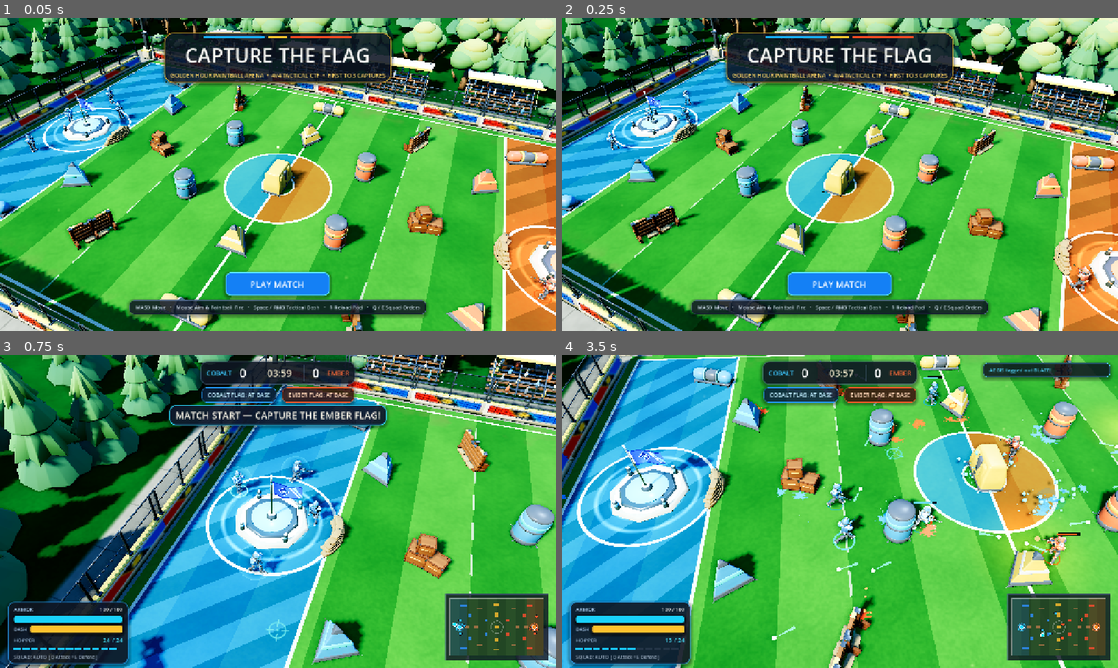
Above: before the commit, frames 1-4 (two rows, left to right).
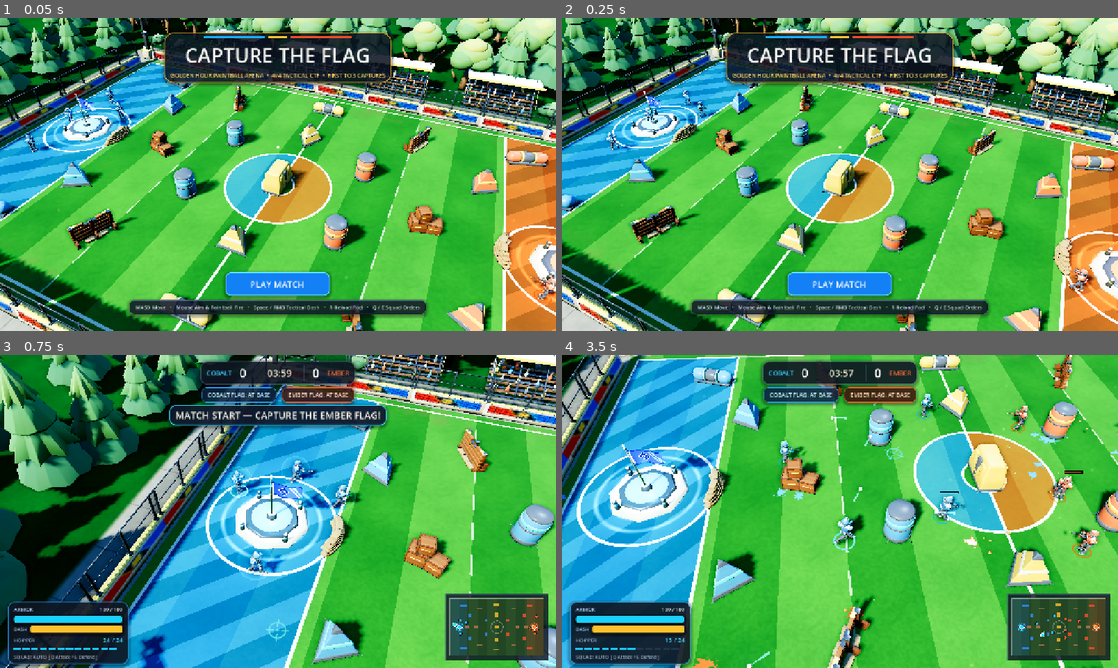
Above: after the commit, the same moments.

Repository: aynden/capture-the-flag
Game: Godot game, scene res://scenes/main.tscn
Same seed, same stepped clock (60 frames per second), same inputs: the game is played once before the commit and once after it.
Inputs (mouse positions are in pixels of both pictures, inside the frame that each line leads up to):
- Up to frame 1 (0.05 s): no input
- Up to frame 2 (0.25 s): no input
- Up to frame 3 (0.75 s): click "PLAY MATCH" at 0.5 s
- Up to frame 4 (3.5 s): move the mouse to (962, 495) at 1.27 s; press the mouse at (962, 495) at 1.28 s; hold D (move_right) 1.28-2.03 s; tap Space (dash) at 1.35, 2.3, 2.85 s; move the mouse to (728, 527) at 2.02 s; release the mouse at (728, 527) at 2.03 s; hold S (move_down) 2.03-2.78 s; click (728, 527) at 2.1 s; move the mouse to (895, 442) at 2.77 s; press the mouse at (895, 442) at 2.78 s; hold D (move_right) from 2.78 s (still down)

Frame 1 is identical in both runs. In frame 2, 0.4% of the frame differs, in the area x 20-96%, y 26-89%; in frame 3, 1.5%; in frame 4, 11%, in the area x 0-100%, y 0-100%.

Commit message:
Balance combat: slower AI burst fire, lower bot damage, out-of-combat armor regen, and longer bot respawns

Diff:
--- a/scripts/ai_brain.gd
+++ b/scripts/ai_brain.gd
@@ -17,6 +17,10 @@
 var _unstick_dir: Vector3 = Vector3.ZERO
 var _unstick_timer: float = 0.0
 var _current_target_pos: Vector3 = Vector3.ZERO
+var _burst_firing: bool = true
+var _burst_timer: float = 1.0
+var _spot_delay: float = 0.0
+var _last_target: CharacterController = null
 
 
 func setup(p_char: CharacterController, p_gm: Node, p_role: int) -> void:
@@ -79,23 +83,36 @@
 
 	character.move_input = desired_dir
 
-	# Aiming & Shooting with slight velocity lead!
+	# Natural paintball burst-fire rhythm (fire ~1s bursts, then pause ~1.1s while moving)
+	_burst_timer -= delta
+	if _burst_timer <= 0.0:
+		_burst_firing = not _burst_firing
+		_burst_timer = randf_range(0.85, 1.35) if _burst_firing else randf_range(0.85, 1.45)
+
+	# Aiming & Shooting with human-like reaction time & forgiving burst fire!
 	if combat_target != null:
+		if combat_target != _last_target:
+			_last_target = combat_target
+			_spot_delay = 0.32
+		if _spot_delay > 0.0:
+			_spot_delay -= delta
+
 		var dist := character.global_position.distance_to(combat_target.global_position)
-		var flight_t := dist / CharacterController.PAINTBALL_SPEED
-		var lead_pos := combat_target.global_position + combat_target.velocity * (flight_t * 0.65)
+		var flight_t := dist / CharacterController.AI_PAINTBALL_SPEED
+		var lead_pos := combat_target.global_position + combat_target.velocity * (flight_t * 0.35)
 		character.aim_point = Vector3(lead_pos.x, 1.15, lead_pos.z)
-		character.wants_fire = dist < 21.5 and _has_clear_shot(combat_target)
+		character.wants_fire = _burst_firing and _spot_delay <= 0.0 and dist < 17.5 and _has_clear_shot(combat_target)
 		# Dash evasively if hurt or carrying flag under fire!
-		if character.dash_cooldown_timer <= 0.0 and ((character.hp < 50.0 and randf() < 0.04) or (character.carrying_flag != null and dist < 12.0 and randf() < 0.06)):
+		if character.dash_cooldown_timer <= 0.0 and ((character.hp < 45.0 and randf() < 0.025) or (character.carrying_flag != null and dist < 11.0 and randf() < 0.04)):
 			character.wants_dash = true
 	else:
+		_last_target = null
 		# Aim down movement path
 		var look_ahead := character.global_position + desired_dir * 8.0
 		character.aim_point = Vector3(look_ahead.x, 1.15, look_ahead.z)
 		character.wants_fire = false
 		# Dash to cross midfield quickly when running flag or attacking
-		if character.dash_cooldown_timer <= 0.0 and abs(character.global_position.x) < 10.0 and randf() < 0.025:
+		if character.dash_cooldown_timer <= 0.0 and abs(character.global_position.x) < 10.0 and randf() < 0.02:
 			character.wants_dash = true
 
 
--- a/scripts/character_controller.gd
+++ b/scripts/character_controller.gd
@@ -5,16 +5,23 @@
 signal player_damaged(victim: CharacterController, amount: float)
 
 const MOVE_SPEED := 9.2
-const CARRY_SPEED_MULT := 0.88
+const CARRY_SPEED_MULT := 0.93
 const DASH_SPEED := 21.5
 const DASH_DURATION := 0.22
-const DASH_COOLDOWN := 1.75
+const DASH_COOLDOWN := 1.65
 const MAX_HP := 100.0
 const HOPPER_MAX := 24
-const FIRE_INTERVAL := 0.135
+const FIRE_INTERVAL := 0.145
+const AI_FIRE_INTERVAL := 0.32
 const RELOAD_TIME := 1.15
 const PAINTBALL_SPEED := 38.0
-const RESPAWN_TIME := 3.5
+const AI_PAINTBALL_SPEED := 32.0
+const PLAYER_DAMAGE := 20.0
+const AI_DAMAGE := 9.0
+const PLAYER_RESPAWN_TIME := 4.5
+const AI_RESPAWN_TIME := 7.5
+const REGEN_DELAY := 3.5
+const REGEN_RATE := 14.0
 
 var team: int = 0 # 0 = Blue (Cobalt), 1 = Red (Ember)
 var is_player: bool = false
@@ -25,6 +32,7 @@
 var is_alive: bool = true
 var respawn_timer: float = 0.0
 var shield_timer: float = 0.0
+var _time_since_hit: float = 99.0
 
 var ammo: int = HOPPER_MAX
 var is_reloading: bool = false
@@ -330,7 +338,12 @@
 			respawn()
 		return
 
-	# Timers
+	# Timers & out-of-combat armor regen
+	_time_since_hit += delta
+	if _time_since_hit >= REGEN_DELAY and hp < MAX_HP:
+		hp = minf(MAX_HP, hp + REGEN_RATE * delta)
+		_update_hp_bar()
+
 	if shield_timer > 0.0:
 		shield_timer -= delta
 		if _shield_dome:
@@ -416,7 +429,7 @@
 
 func _fire_paintball() -> void:
 	ammo -= 1
-	fire_cooldown = FIRE_INTERVAL
+	fire_cooldown = FIRE_INTERVAL if is_player else AI_FIRE_INTERVAL
 	_recoil = 1.0
 	_muzzle_flash_timer = 0.045
 	_muzzle_mesh.visible = true
@@ -430,8 +443,8 @@
 		dir = Vector3(-sin(_aim_yaw), 0.0, -cos(_aim_yaw))
 	dir = dir.normalized()
 
-	# Subtle realistic paintball dispersion
-	var spread := 0.022 if is_player else 0.048
+	# Crisp player accuracy vs forgiving dodgeable AI spread
+	var spread := 0.022 if is_player else 0.088
 	dir = dir.rotated(Vector3.UP, randf_range(-spread, spread))
 	dir.y += randf_range(-0.008, 0.016)
 	dir = dir.normalized()
@@ -439,7 +452,9 @@
 	if projectile_container:
 		var proj := PaintballProjectile.new()
 		projectile_container.add_child(proj)
-		proj.setup(team, self, spawn_origin, dir, PAINTBALL_SPEED, paint_color, splatter_manager, audio_manager)
+		var spd := PAINTBALL_SPEED if is_player else AI_PAINTBALL_SPEED
+		var dmg := PLAYER_DAMAGE if is_player else AI_DAMAGE
+		proj.setup(team, self, spawn_origin, dir, spd, paint_color, splatter_manager, audio_manager, dmg)
 
 	if audio_manager:
 		var vol := -7.5 if is_player else -17.5
@@ -514,6 +529,7 @@
 		return
 
 	hp -= amount
+	_time_since_hit = 0.0
 	_hit_flash_timer = 0.09
 	for m in _meshes:
 		m.material_overlay = _flash_overlay_mat
@@ -546,7 +562,7 @@
 func _tag_out(hit_color: Color) -> void:
 	is_alive = false
 	hp = 0.0
-	respawn_timer = RESPAWN_TIME
+	respawn_timer = PLAYER_RESPAWN_TIME if is_player else AI_RESPAWN_TIME
 	wants_fire = false
 	_dash_particles.emitting = false
 	_muzzle_mesh.visible = false
@@ -583,6 +599,7 @@
 func respawn() -> void:
 	is_alive = true
 	hp = MAX_HP
+	_time_since_hit = 99.0
 	ammo = HOPPER_MAX
 	is_reloading = false
 	reload_timer = 0.0
--- a/scripts/paintball_projectile.gd
+++ b/scripts/paintball_projectile.gd
@@ -52,10 +52,11 @@
 	add_child(trail)
 
 
-func setup(p_team: int, p_shooter: Node3D, start_pos: Vector3, dir: Vector3, speed: float, p_color: Color, p_splat: SplatterManager, p_audio: AudioManager) -> void:
+func setup(p_team: int, p_shooter: Node3D, start_pos: Vector3, dir: Vector3, speed: float, p_color: Color, p_splat: SplatterManager, p_audio: AudioManager, p_damage: float = 20.0) -> void:
 	team = p_team
 	shooter = p_shooter
 	paint_color = p_color
+	damage = p_damage
 	splatter_manager = p_splat
 	audio_manager = p_audio
 	global_position = start_pos
Not shown, changed: web/index.pck
